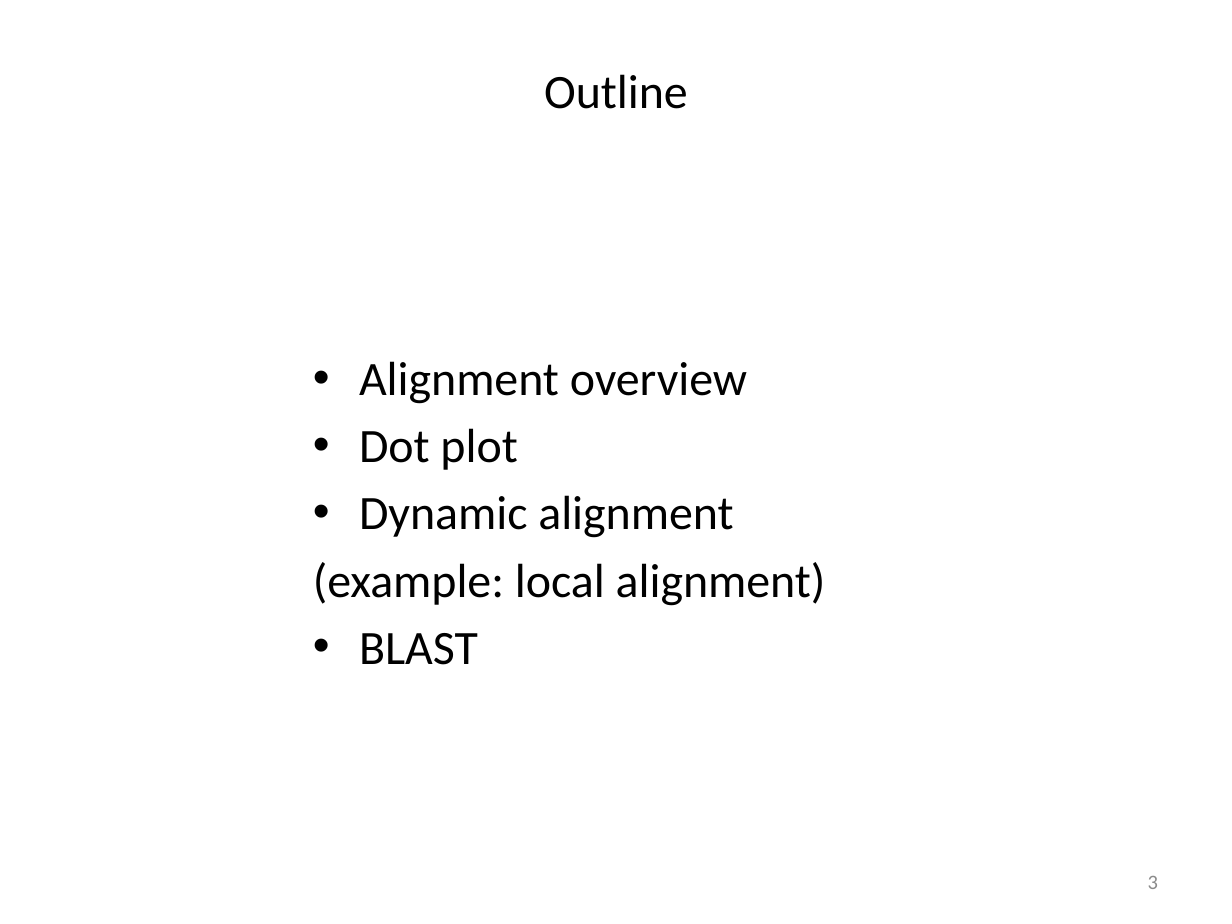
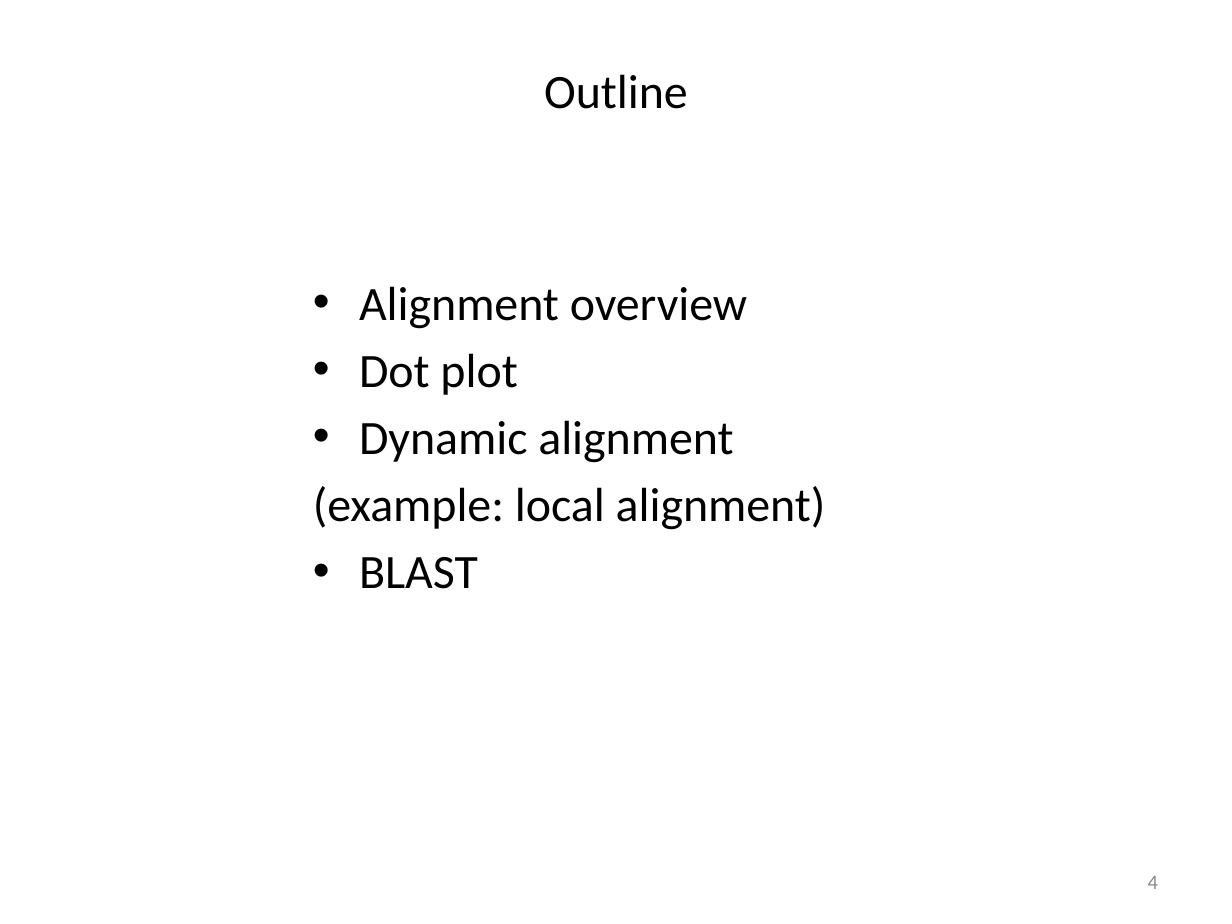
Before and after one commit to ravinpoudel/PLPTH813Bioinformatics, a slide deck: slide 4 of lectures/lecture07_alignment_I.pptx (slide 3 before the commit). Drawn at 1232x924 pixels with LibreOffice and Linux fonts; fonts in the diff are those of the drawing. Boxes give left, top, right and bottom in pixels: in the first picture for what was removed or moved away, otherwise in the second. Text is boxed around its words. In the diff, an @@ line names an element or a change of style, - is before the commit and + after.

```diff
--- a/lectures/lecture07_alignment_I.pptx
+++ b/lectures/lecture07_alignment_I.pptx
@@ text "Alignment overview": place and size @@
-text "Alignment overview" at [313, 361, 826, 665]
+text "Alignment overview" at [313, 286, 826, 589]
@@ page number at [1148, 876, 1158, 889]: text changed @@
-3
+4
```
Also in this commit, not shown: 2 other slides changed, 1 slide added.
